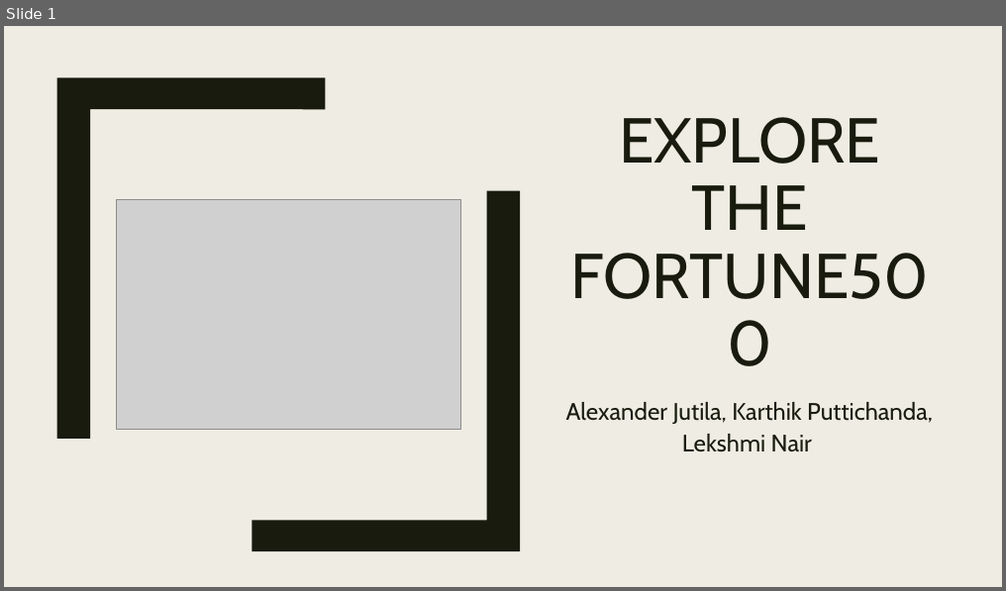
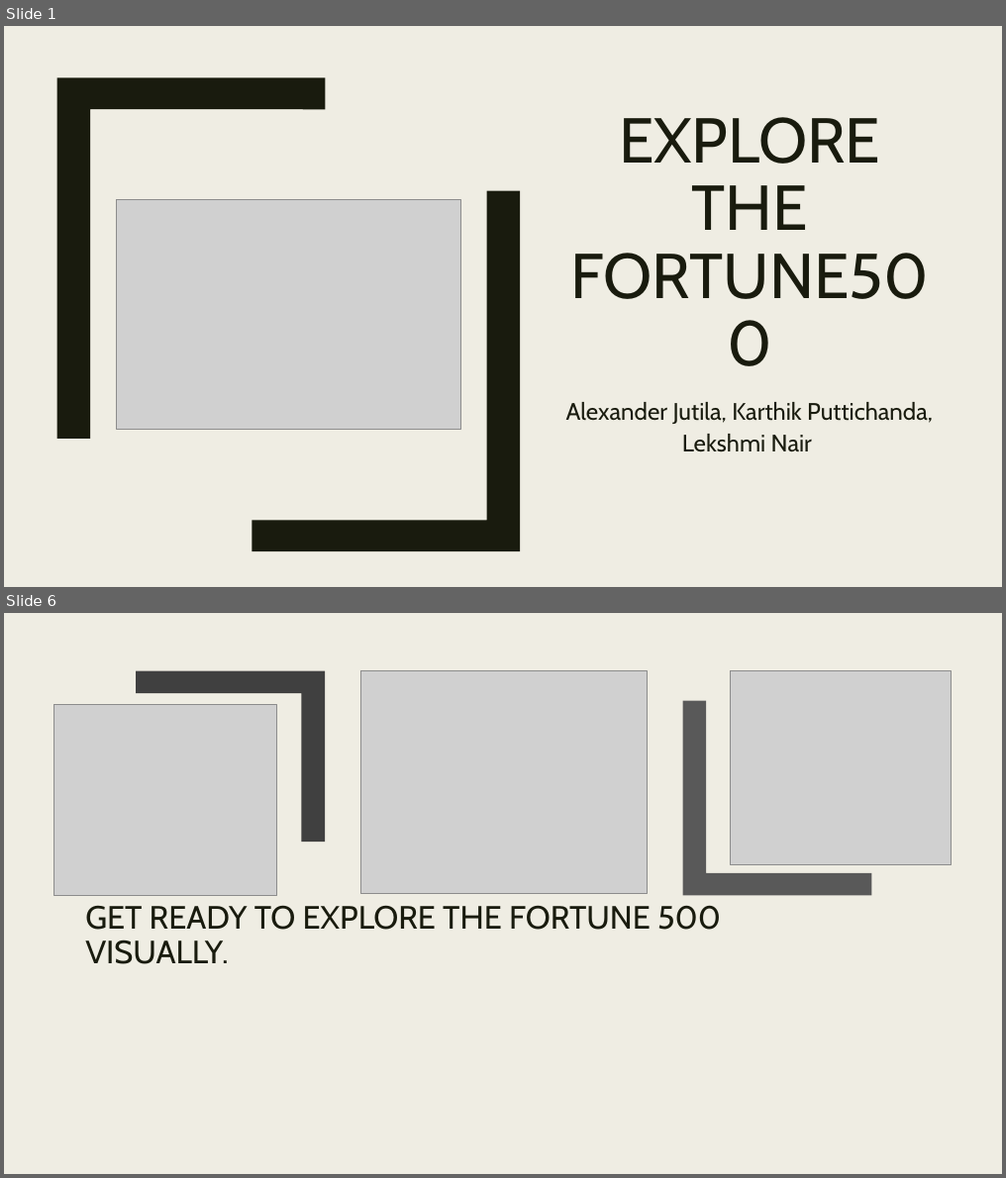
Before and after one commit to lekshmicnair/Fortune500_Financial_Analysis, a slide deck: Fortune500_group6.pptx. Shown one above the other, each under a label of ours: slide 1 before the commit, slides 1 and 6 after it; the slides between them are not shown. The pictures are 1006x591 and 1006x1178 pixels, drawn with LibreOffice and Linux fonts; fonts in the diff are those of the drawing; grey boxes stand for pictures. Boxes give left, top, right and bottom in pixels: in the first picture for what was removed or moved away, otherwise in the second. Text is boxed around its words. In the diff, an @@ line names an element or a change of style, - is before the commit and + after.

```diff
--- a/Fortune500_group6.pptx
+++ b/Fortune500_group6.pptx
@@ slide 6 added at (4,613,1002,1174), background #EFEDE3 @@
@@ rectangle added at (4,613,1002,1174), fill #EFEDE3 @@
@@ rectangle added at (43,613,61,1174), fill #191B0E @@
@@ freeform shape added at (136,671,325,842), fill #404040 @@
@@ picture added at (361,670,648,894) @@
@@ picture added at (731,671,951,865) @@
@@ freeform shape added at (683,700,871,895), fill #595959 @@
@@ picture added at (54,705,276,896) @@
@@ title added at (85,905,721,964), 31 pt, text #191B0E @@
+GET READY TO EXPLORE THE FORTUNE 500 VISUALLY.
@@ rectangle added at (367,1142,414,1174), fill #EFEDE3 @@
```
Also in this commit, not shown: 3 slides changed, 1 other slide added, 2 slides removed, 2 other files.
